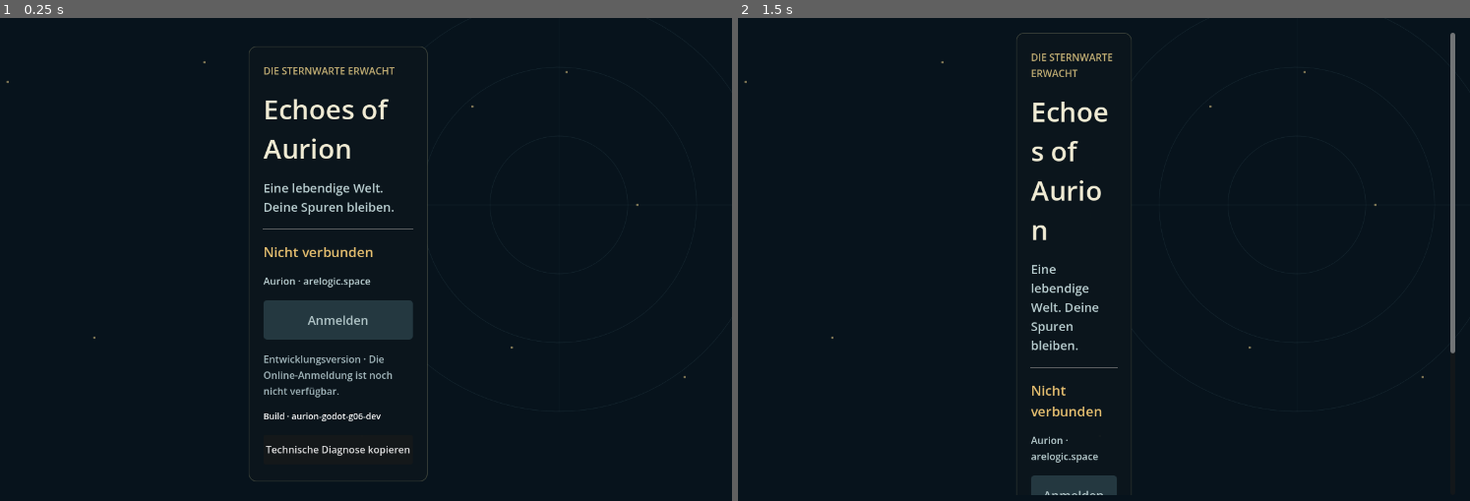
Above: before the commit, frames 1-2 (left to right).
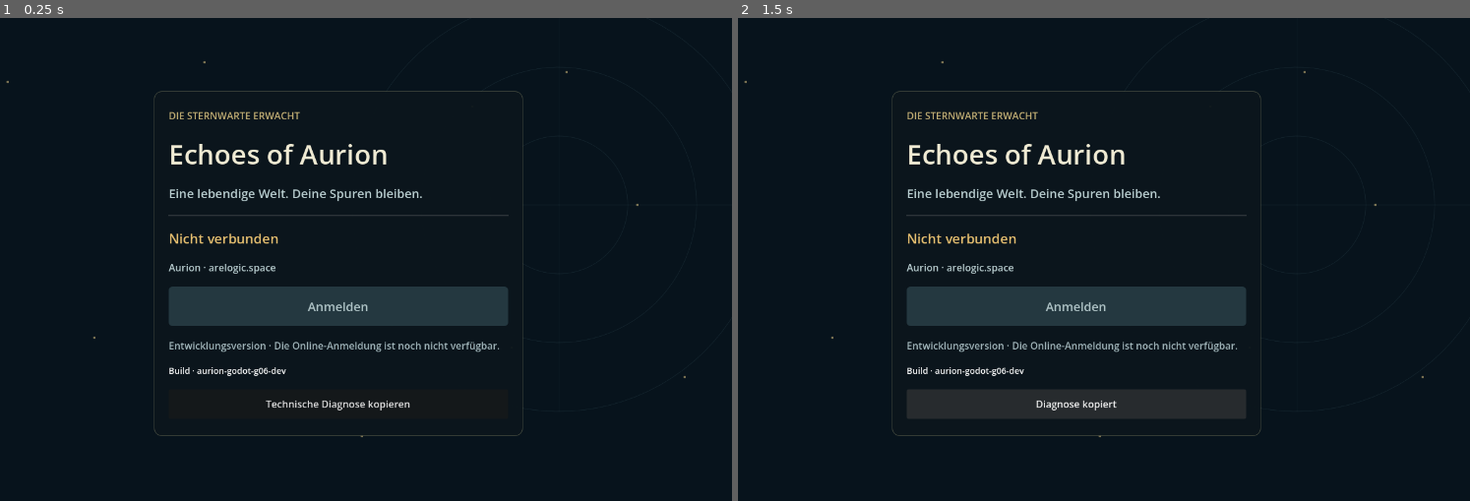
Above: after the commit, the same moments.

Repository: OuroborosCollective/Echoes_of_Aurion
Game: Godot game, scene res://app/main.tscn
The game is run twice, just before and just after one commit, with the same random seed, the same clock (stepped at 60 frames per second) and the same inputs.
Inputs (mouse positions are in pixels of both pictures, inside the frame that each line leads up to):
- Up to frame 1 (0.25 s): no input
- Up to frame 2 (1.5 s): click "Technische Diagnose kopieren" at 0.5 s; click (1074, 404) at 1.25 s, where only the run after the commit has a clickable "Diagnose kopiert"

The runs differ from the first frame. In frame 1, 7.8% of the frame differs, in the area x 20-72%, y 5-96%; in frame 2, 10%, in the area x 20-98%, y 3-99%.
Error before the commit: Parse Error: The member "Projection" cannot have the same name as a builtin type. (res://ui/screens/world_authoring_studio.gd:4)

Commit message:
fix(godot): avoid built-in Projection identifier in world studio script

Diff:
--- a/godot-client/ui/screens/world_authoring_studio.gd
+++ b/godot-client/ui/screens/world_authoring_studio.gd
@@ -1,7 +1,7 @@
 extends Control
 ## Owner-facing native draft/plan/explicit confirm/readback; only Aurion can apply.
 const Api = preload("res://net/api/world_authoring_api.gd")
-const Projection = preload("res://world/confirmed_world_designs.gd")
+const ConfirmedWorldDesigns = preload("res://world/confirmed_world_designs.gd")
 var _auth: Node
 var _transport: Node
 var _server := ""
@@ -171,14 +171,14 @@
 		"worldApply":
 			var receipt: Variant = data.get("receipt")
 			var readback: Variant = data.get("readback")
-			if typeof(receipt) == TYPE_DICTIONARY and typeof(readback) == TYPE_DICTIONARY and Projection.validate_readback(readback):
+			if typeof(receipt) == TYPE_DICTIONARY and typeof(readback) == TYPE_DICTIONARY and ConfirmedWorldDesigns.validate_readback(readback):
 				_confirmed_revision = str(readback.get("revision", ""))
 				_info.text = "Apply-Receipt erhalten. Prüfe Weltstand unabhängig."
 				_readback()
 			else:
 				_info.text = "Kein gültiger Apply-Receipt; Status ungeklärt."
 		"readback":
-			if Projection.validate_readback(data) and not _confirmed_revision.is_empty() and data.revision == _confirmed_revision:
+			if ConfirmedWorldDesigns.validate_readback(data) and not _confirmed_revision.is_empty() and data.revision == _confirmed_revision:
 				_info.text = "Aurion-Weltstand unabhängig bestätigt: " + data.revision
 				emit_signal("confirmed_world", data)
 			else:
